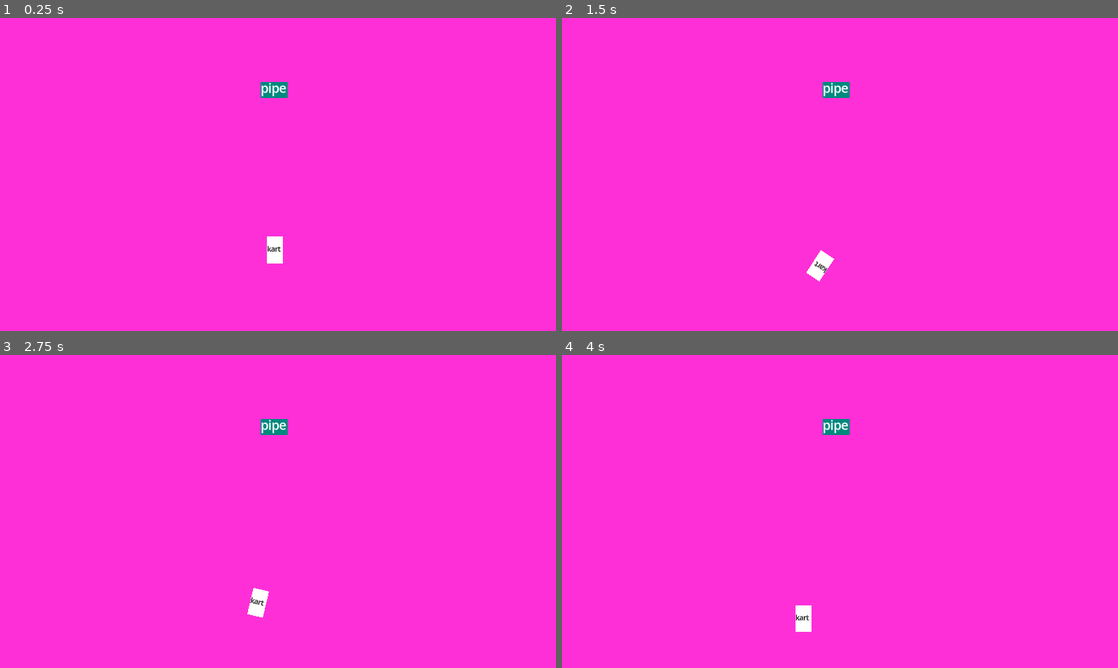
Above: before the commit, frames 1-4 (two rows, left to right).
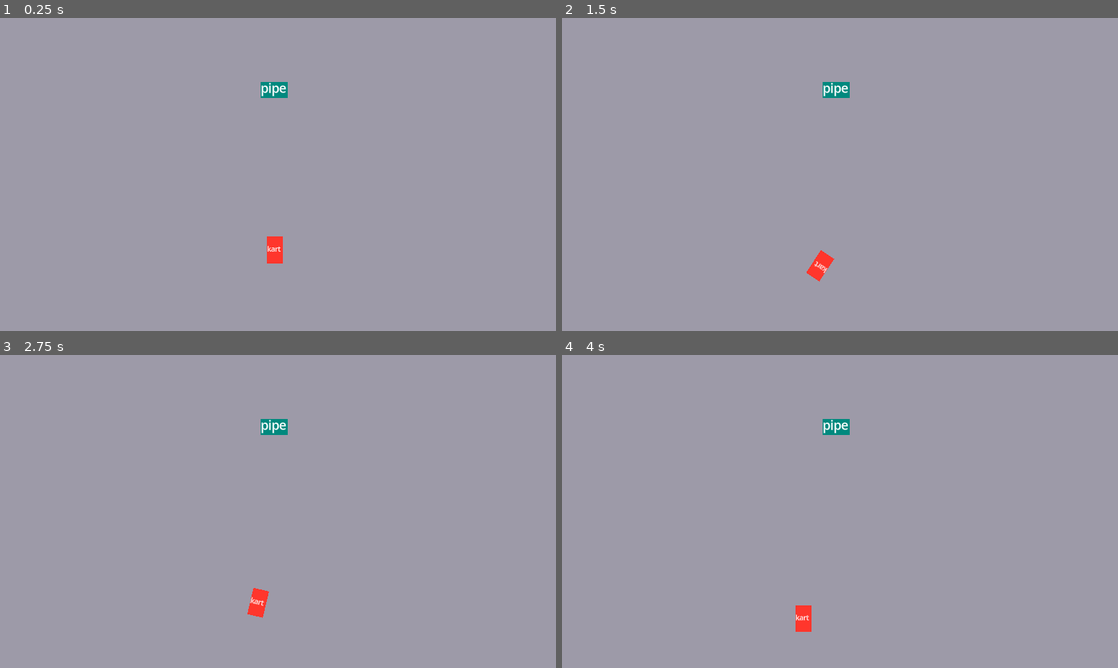
Above: after the commit, the same moments.

Repository: hpi-swa-lab/godot-pronto
Game: Godot game, scene res://prototypes/week-0-grappling-hook.tscn
Same seed, same stepped clock (60 frames per second), same inputs: the game is played once before the commit and once after it. The project has no main scene, so this scene is started directly.
Inputs (mouse positions are in pixels of both pictures, inside the frame that each line leads up to):
- Up to frame 1 (0.25 s): no input
- Up to frame 2 (1.5 s): tap Enter at 0.5 s; move the mouse to (962, 158) at 0.52 s; hold Right (ui_right) 0.53-1.25 s; tap Tab at 0.6 s; click (962, 158) at 0.67 s; tap Up (ui_up) at 0.77 s; drag from (728, 190) to (812, 237) at 1.27 s
- Up to frame 3 (2.75 s): tap Space at 2 s; move the mouse to (333, 442) at 2.02 s; hold Left (ui_left) from 2.03 s (still down); tap Keypad Enter at 2.1 s
- Up to frame 4 (4 s): release Left (ui_left) at 2.75 s; drag from (812, 574) to (673, 464) at 2.77 s; tap Enter at 3.5, 3.6 s; move the mouse to (1006, 558) at 3.52 s; hold Right (ui_right) from 3.53 s (still down); tap Up (ui_up) at 3.77 s

The runs differ from the first frame. In frame 1, 100% of the frame differs, in the area x 0-100%, y 0-100%; in frame 2, 100%; in frame 3, 100%; in frame 4, 100%.

Commit message:
stop hook movement and timer on collision

Diff:
--- a/prototypes/week-0-grappling-hook.tscn
+++ b/prototypes/week-0-grappling-hook.tscn
@@ -8,6 +8,7 @@
 [ext_resource type="Script" path="res://addons/pronto/behaviors/Key.gd" id="6_dq4qn"]
 [ext_resource type="Script" path="res://addons/pronto/behaviors/Spawner.gd" id="7_mxbwt"]
 [ext_resource type="Script" path="res://addons/pronto/behaviors/Clock.gd" id="9_e3frx"]
+[ext_resource type="Script" path="res://addons/pronto/behaviors/Collision.gd" id="10_6iv1s"]
 [ext_resource type="Script" path="res://addons/pronto/behaviors/Always.gd" id="11_huetj"]
 
 [sub_resource type="Resource" id="Resource_8j30p"]
@@ -64,11 +65,29 @@
 only_if = "true"
 expression = ""
 
+[sub_resource type="Resource" id="Resource_dk8mm"]
+script = ExtResource("4_qeb4k")
+signal_name = "collided"
+to = NodePath("../Always")
+invoke = "@paused_setter"
+arguments = ["true"]
+only_if = "true"
+expression = ""
+
+[sub_resource type="Resource" id="Resource_5h3mu"]
+script = ExtResource("4_qeb4k")
+signal_name = "collided"
+to = NodePath("../Clock")
+invoke = "stop"
+arguments = []
+only_if = "true"
+expression = ""
+
 [node name="week-0-grappling-hook" type="Node2D"]
 
 [node name="Background" type="Node2D" parent="."]
 script = ExtResource("1_vu0ow")
-color = Color(1, 0.184314, 0.847059, 1)
+color = Color(0.615686, 0.603922, 0.658824, 1)
 
 [node name="kart" type="CharacterBody2D" parent="."]
 position = Vector2(570, 480)
@@ -76,22 +95,23 @@
 [node name="Placeholder" type="Node2D" parent="kart"]
 script = ExtResource("1_uwmpi")
 label = "kart"
+color = Color(1, 0.211765, 0.172549, 1)
 placeholder_size = Vector2(33, 56)
 
 [node name="Move" type="Node2D" parent="kart"]
-position = Vector2(47, -13)
+position = Vector2(44, 17)
 script = ExtResource("2_f2ou7")
 rotated = true
 rotation_speed = 800.0
 rotate_velocity = false
 
 [node name="Controls" type="Node2D" parent="kart"]
-position = Vector2(118, -12)
+position = Vector2(140, 18)
 script = ExtResource("3_3kefw")
 metadata/pronto_connections = [SubResource("Resource_8j30p"), SubResource("Resource_80fnh"), SubResource("Resource_xsegg")]
 
 [node name="Key" type="Node2D" parent="kart"]
-position = Vector2(-70, -4)
+position = Vector2(-75, -39)
 scale = Vector2(1, 0.903315)
 script = ExtResource("6_dq4qn")
 key = "A"
@@ -107,23 +127,28 @@
 
 [node name="Placeholder" type="Node2D" parent="kart/Spawner/Grappling hook"]
 script = ExtResource("1_uwmpi")
-color = Color(0.584314, 0.584314, 0.584314, 1)
+color = Color(0.866667, 0.231373, 0.980392, 1)
 
 [node name="Move" type="Node2D" parent="kart/Spawner/Grappling hook"]
-position = Vector2(45, -17.189)
+position = Vector2(45, -27.9322)
 script = ExtResource("2_f2ou7")
 
 [node name="Always" type="Node2D" parent="kart/Spawner/Grappling hook"]
-position = Vector2(119, -15.0403)
+position = Vector2(120, -25.7835)
 script = ExtResource("11_huetj")
 metadata/pronto_connections = [SubResource("Resource_f0b6f")]
 
 [node name="Clock" type="Node2D" parent="kart/Spawner/Grappling hook"]
-position = Vector2(45, -66.6074)
+position = Vector2(0, -90.2422)
 script = ExtResource("9_e3frx")
 one_shot = true
 duration_seconds = 5.0
 metadata/pronto_connections = [SubResource("Resource_pfsqa")]
+
+[node name="Collision" type="Node2D" parent="kart/Spawner/Grappling hook"]
+position = Vector2(44, 4.29724)
+script = ExtResource("10_6iv1s")
+metadata/pronto_connections = [SubResource("Resource_dk8mm"), SubResource("Resource_5h3mu")]
 
 [node name="Pipe" type="StaticBody2D" parent="."]
 position = Vector2(568, 149)
Not shown: 1 places in prototypes/week-0-grappling-hook.tscn that only renumber resources
